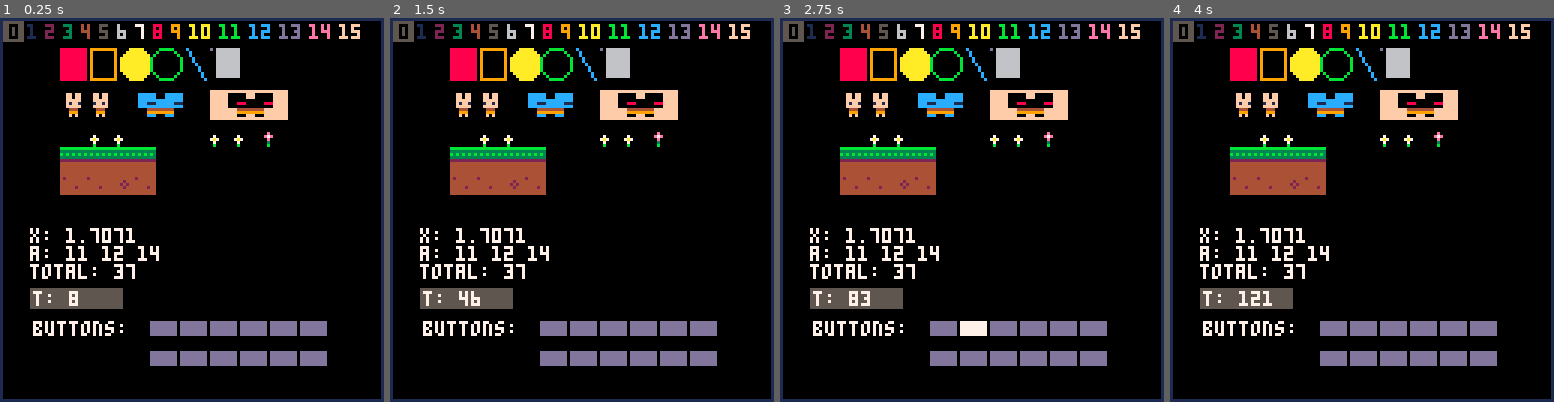
Above: before the commit, frames 1-4 (left to right).
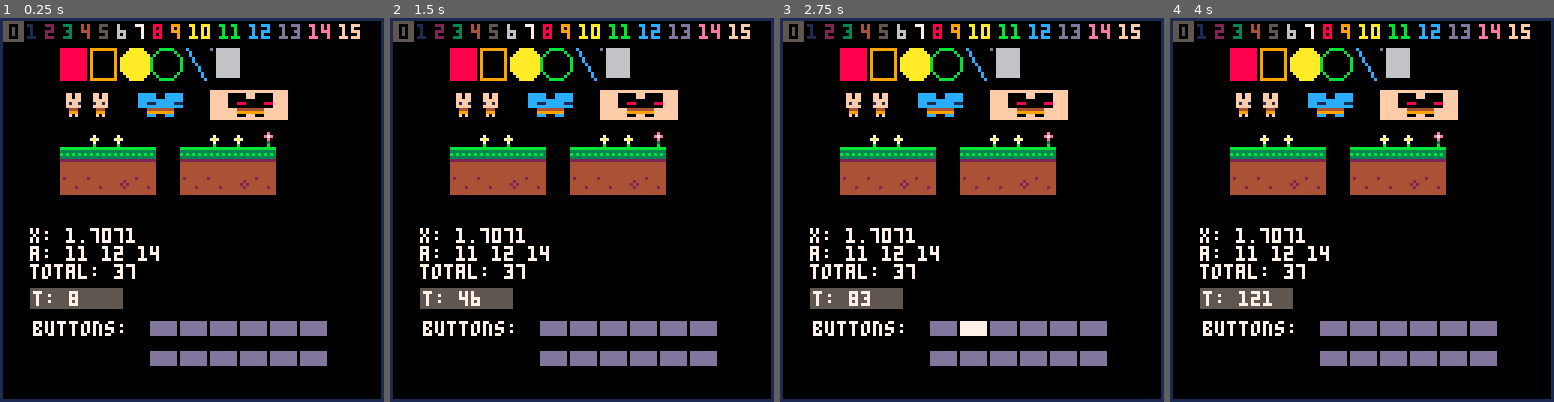
Above: after the commit, the same moments.

Repository: nano8/nano8
Game: PICO-8 cartridge utils/api.p8
Same seed, same stepped clock (60 frames per second), same inputs: the game is played once before the commit and once after it.
Inputs:
- Up to frame 1 (0.25 s): no input
- Up to frame 2 (1.5 s): tap X (X key) at 0.33, 1.07 s; tap O (Z key) at 0.7 s
- Up to frame 3 (2.75 s): hold Right 1.6-2.1 s; tap O (Z key) at 1.7, 2.1, 2.5 s; tap X (X key) at 1.85 s; hold Up 2.15-2.42 s; hold Right from 2.47 s (still down)
- Up to frame 4 (4 s): tap O (Z key) at 2.9, 3.3, 3.7 s; tap X (X key) at 2.97 s; release Right at 3.03 s; hold Left 3.08-3.58 s; hold Down 3.63-3.97 s

The runs differ from the first frame. In frame 1, 3.1% of the frame differs, in the area x 46-72%, y 33-47%; in frame 2, 3.1%; in frame 3, 3.1%; in frame 4, 3.1%.

Commit message:
fixed map flags

Diff:
--- a/utils/api.p8
+++ b/utils/api.p8
@@ -19,7 +19,7 @@
 x=3
 rectfill(1,1,7,7,5)
 for i=0,15 do
- print(i,x,2,i)
+ print(i, x , 2, i)
  x = x + 6 + flr(i/10)*4
 end
 
@@ -31,7 +31,7 @@
 circ(45,15,5,11)
 line(52,10,58,20,12)
 pset(60,10,13)
-pset(62,10,pget(60,10)+1)
+pset(62,10, pget(60, 10) +1 )
 clip(72,10,8,10)
 rectfill(0,0,127,127,6)
 clip()
@@ -49,12 +49,11 @@
 pal() -- reset palette mapping
 
 -- map
-
 mset(3,3,mget(1,3)+2)
 mapdraw(0,3,10,35,4,3,1)
 fset(6,1,true) --pink flower
 -- only cels with flag 2 set
-mapdraw(0,3,50,35,4,3,2)
+mapdraw(0,3,50,35,4,3)
 
 -- set cursor position and color
 cursor(0,90)
Not shown, changed: api.js
Not shown, changed: static/js/spico8.js
